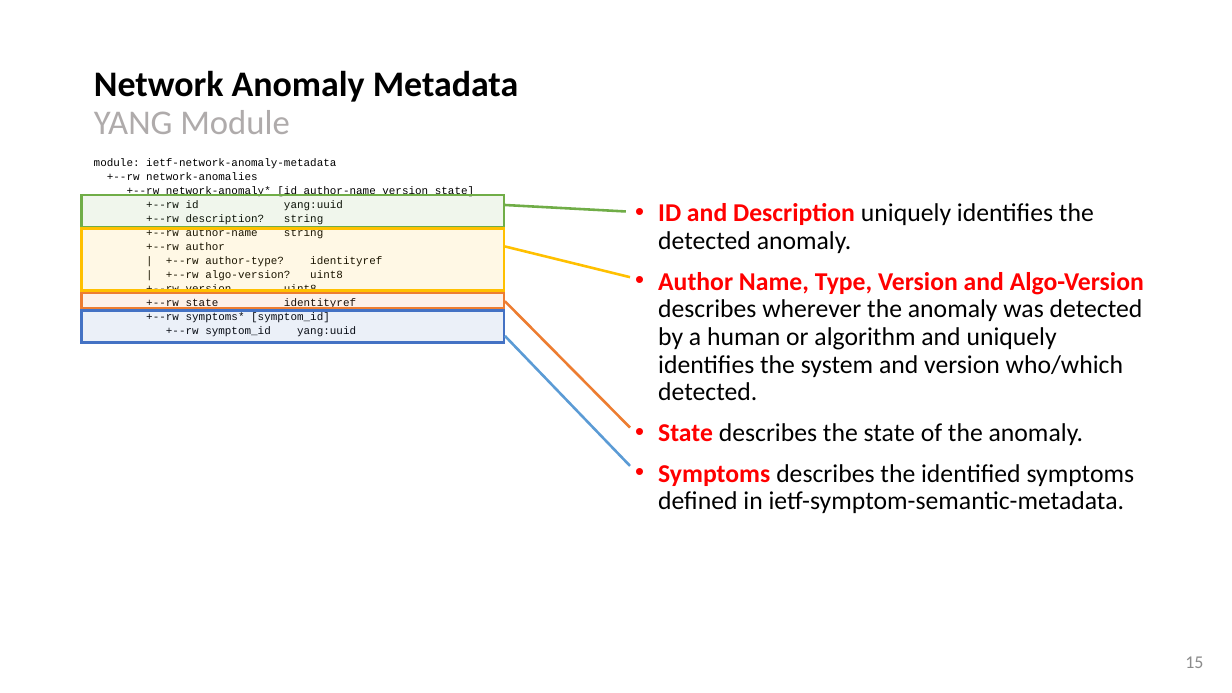
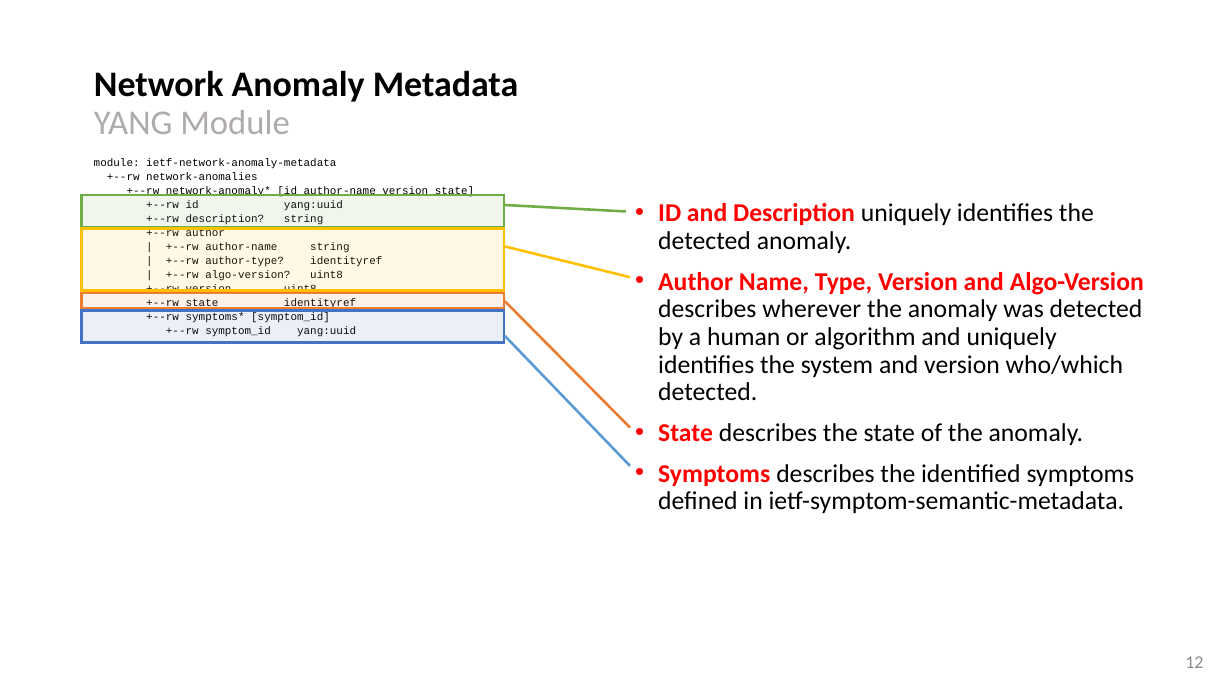
Before and after one commit to network-analytics/ietf-network-analytics-document-status, a slide deck: slide 12 of 119/NMOP/draft-netana-nmop-network-anomaly-semantics-and-lifecycle.pptx (slide 15 before the commit). Drawn at 1232x693 pixels with LibreOffice and Linux fonts; fonts in the diff are those of the drawing. Boxes give left, top, right and bottom in pixels: in the first picture for what was removed or moved away, otherwise in the second. Text is boxed around its words. In the diff, an @@ line names an element or a change of style, - is before the commit and + after.

```diff
--- a/119/NMOP/draft-netana-nmop-network-anomaly-semantics-and-lifecycle.pptx
+++ b/119/NMOP/draft-netana-nmop-network-anomaly-semantics-and-lifecycle.pptx
@@ text at <box>146,228,323,239</box>: paragraph removed @@
-+--rw author-name string
@@ text at <box>166,242,349,253</box>: paragraph added @@
+| +--rw author-name string
@@ page number at <box>1185,656,1203,668</box>: text changed @@
-15
+12
```
Also in this commit, not shown: 1 other slide changed, 3 slides removed, 3 other files.
